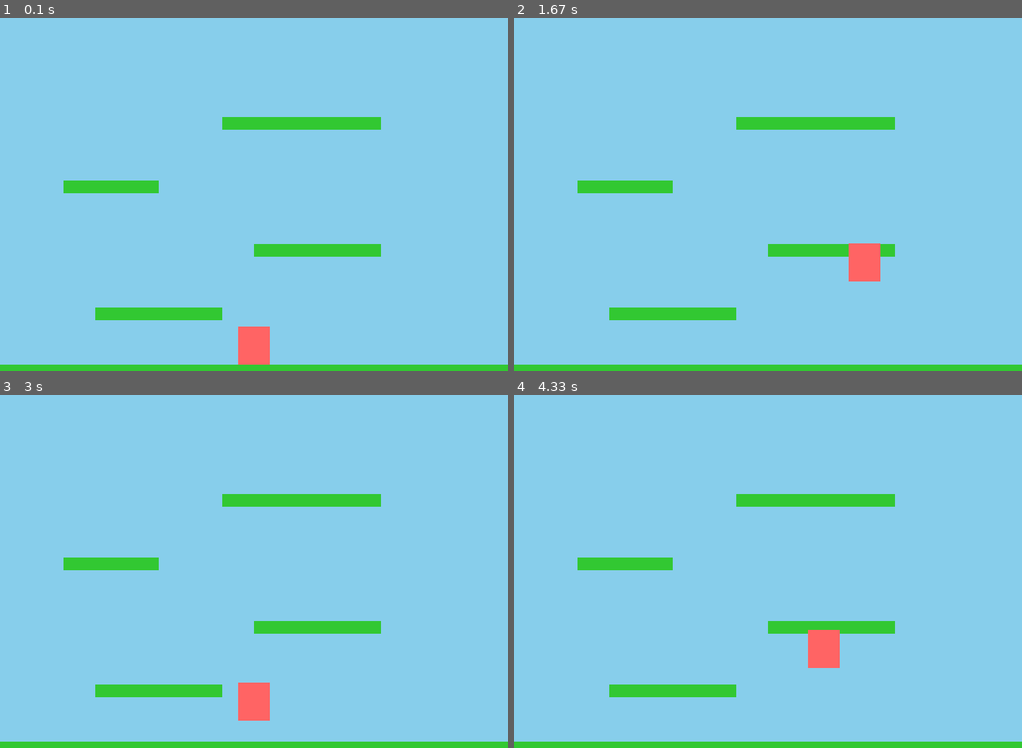
Above: before the commit, frames 1-4 (two rows, left to right).
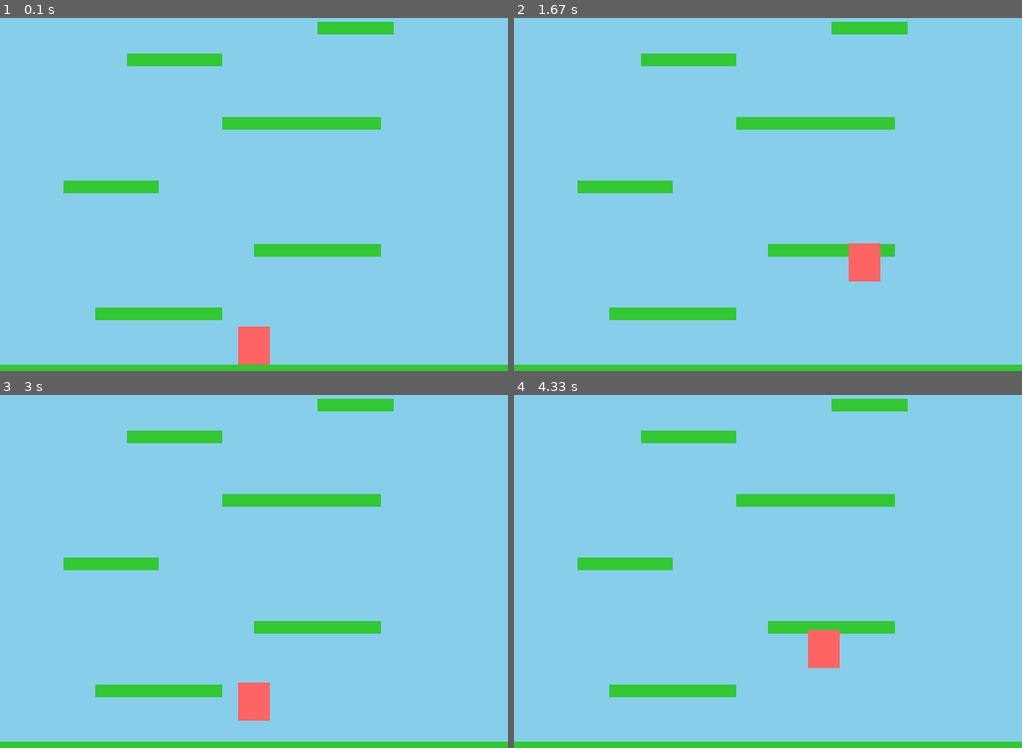
Above: after the commit, the same moments.

Repository: thomasperge/flappybird-pygame
Game: pygame game, started from main.py
The game is run twice, just before and just after one commit, with the same random seed, the same clock (stepped at 60 frames per second) and the same inputs.
Inputs:
- Up to frame 1 (0.1 s): no input
- Up to frame 2 (1.67 s): tap Space at 0.33, 0.73, 1.03, 1.23, 1.57 s; hold Right 0.67-1.13 s; hold Up 1.17-1.47 s; hold Right from 1.5 s (still down)
- Up to frame 3 (3 s): tap Space at 1.87, 2.07, 2.37, 2.63, 2.93 s; release Right at 1.97 s; hold Left 2-2.53 s; hold Left 2.57-2.97 s
- Up to frame 4 (4.33 s): hold Right 3.4-4.03 s; tap Space at 3.47, 3.77, 4.13 s; hold Left from 4.07 s (still down)

The runs differ from the first frame. In frame 1, 1.2% of the frame differs, in the area x 25-78%, y 1-14%; in frame 2, 1.2%; in frame 3, 1.2%; in frame 4, 1.2%.

Commit message:
Add dynamic platform generation and camera control features

Diff:
--- a/main.py
+++ b/main.py
@@ -1,5 +1,6 @@
 import pygame
 import sys
+import random
 
 # Initialisation de Pygame
 pygame.init()
@@ -27,6 +28,8 @@
     pygame.Rect(400, 400, 200, 20),
     pygame.Rect(100, 300, 150, 20),
     pygame.Rect(350, 200, 250, 20),
+    pygame.Rect(200, 100, 150, 20),   # Nouvelle plateforme haute
+    pygame.Rect(500, 50, 120, 20),    # Encore plus haut
     pygame.Rect(0, HEIGHT - 10, WIDTH, 10)  # Sol
 ]
 
@@ -41,6 +44,25 @@
 on_ground = False
 platform_timer = 0
 current_platform_index = None  # Utiliser l'index de la plateforme
+
+# Camera
+camera_offset_y = 0
+CAMERA_TARGET_Y = HEIGHT // 3
+
+# Génération dynamique
+PLATFORM_MIN_WIDTH = 80  # Plus petites plateformes
+PLATFORM_MAX_WIDTH = 200
+PLATFORM_HEIGHT = 20
+MAX_JUMP_HEIGHT = max(150, int(-(JUMP_POWER ** 2) / (2 * GRAVITY)))  # Au moins 150 pixels de hauteur
+PLATFORM_MIN_GAP_Y = 120  # Augmente l'écart vertical minimum
+PLATFORM_MAX_GAP_Y = min(200, int(MAX_JUMP_HEIGHT * 0.9))  # Plus grand écart vertical
+if PLATFORM_MAX_GAP_Y <= PLATFORM_MIN_GAP_Y:
+    PLATFORM_MAX_GAP_Y = PLATFORM_MIN_GAP_Y + 30  # Assure un minimum de variation
+max_platform_y = min(plat.y for plat in platforms if plat != platforms[-1])  # plus petite y hors sol
+
+# Calcul de la portée de saut
+jump_time = -2 * JUMP_POWER / GRAVITY
+MAX_JUMP_DISTANCE = int(PLAYER_SPEED * jump_time * 0.9)  # 0.9 pour marge de sécurité
 
 clock = pygame.time.Clock()
 running = True
@@ -126,11 +148,78 @@
         platform_timer = 0
         current_platform_index = sol_index
 
+    # --- Camera ---
+    if current_platform_index == sol_index:
+        camera_offset_y = 0
+    else:
+        camera_offset_y = player_y - CAMERA_TARGET_Y
+    # Limite la caméra pour que le sol reste en bas de l'écran
+    max_camera_offset = platforms[-1].y - (HEIGHT - platforms[-1].height)
+    if camera_offset_y > max_camera_offset:
+        camera_offset_y = max_camera_offset
+
+    # --- Génération dynamique de plateformes ---
+    # On génère si le joueur s'approche à moins de 2 hauteurs d'écran du haut généré
+    while player_y - 2 * HEIGHT < max_platform_y:
+        plat_width = random.randint(PLATFORM_MIN_WIDTH, PLATFORM_MAX_WIDTH)
+        # Récupère la plateforme la plus haute (hors sol)
+        last_plat = platforms[-2]  # -1 = sol, -2 = dernière plateforme générée
+
+        # Divise l'écran en trois zones
+        zone_width = WIDTH // 3
+        last_zone = last_plat.x // zone_width  # 0 = gauche, 1 = centre, 2 = droite
+
+        # Force un changement de zone plus important
+        available_zones = []
+        if last_zone == 0:  # Si on était à gauche
+            available_zones = [1, 2]  # Centre ou droite
+        elif last_zone == 2:  # Si on était à droite
+            available_zones = [0, 1]  # Gauche ou centre
+        else:  # Si on était au centre
+            available_zones = [0, 2]  # Force gauche ou droite
+
+        new_zone = random.choice(available_zones)
+
+        # Calcule la plage X dans la nouvelle zone avec marge
+        zone_margin = zone_width // 4  # Marge pour éviter les bords de zone
+        min_x = new_zone * zone_width + zone_margin
+        max_x = (new_zone + 1) * zone_width - plat_width - zone_margin
+
+        # Assure que la plateforme reste dans les limites de l'écran
+        min_x = max(0, min_x)
+        max_x = min(WIDTH - plat_width, max_x)
+
+        # Si la plage est invalide à cause des marges, utilise la zone entière
+        if min_x >= max_x:
+            min_x = new_zone * zone_width
+            max_x = (new_zone + 1) * zone_width - plat_width
+            min_x = max(0, min_x)
+            max_x = min(WIDTH - plat_width, max_x)
+
+        plat_x = random.randint(min_x, max_x)
+
+        # Vérifie si le saut est possible
+        dx = abs(plat_x - (last_plat.x + last_plat.width // 2))
+        if dx > MAX_JUMP_DISTANCE:
+            # Si trop loin, rapproche la plateforme
+            if plat_x > last_plat.x:
+                plat_x = last_plat.x + MAX_JUMP_DISTANCE - plat_width // 2
+            else:
+                plat_x = last_plat.x - MAX_JUMP_DISTANCE + plat_width // 2
+            plat_x = max(0, min(WIDTH - plat_width, plat_x))
+
+        gap_y = random.randint(PLATFORM_MIN_GAP_Y, PLATFORM_MAX_GAP_Y)
+        plat_y = max_platform_y - gap_y
+        platforms.insert(-1, pygame.Rect(plat_x, plat_y, plat_width, PLATFORM_HEIGHT))
+        max_platform_y = plat_y
+
     # Affichage
     screen.fill(BACKGROUND_COLOR)
     for plat in platforms:
-        pygame.draw.rect(screen, PLATFORM_COLOR, plat)
-    player_rect = pygame.Rect(player_x, player_y, PLAYER_WIDTH, PLAYER_HEIGHT)
+        pygame.draw.rect(screen, PLATFORM_COLOR, pygame.Rect(
+            plat.x, plat.y - camera_offset_y, plat.width, plat.height
+        ))
+    player_rect = pygame.Rect(player_x, player_y - camera_offset_y, PLAYER_WIDTH, PLAYER_HEIGHT)
     pygame.draw.rect(screen, PLAYER_BORDER, player_rect, 3)
     pygame.draw.rect(screen, PLAYER_COLOR, player_rect)
     pygame.display.flip()
